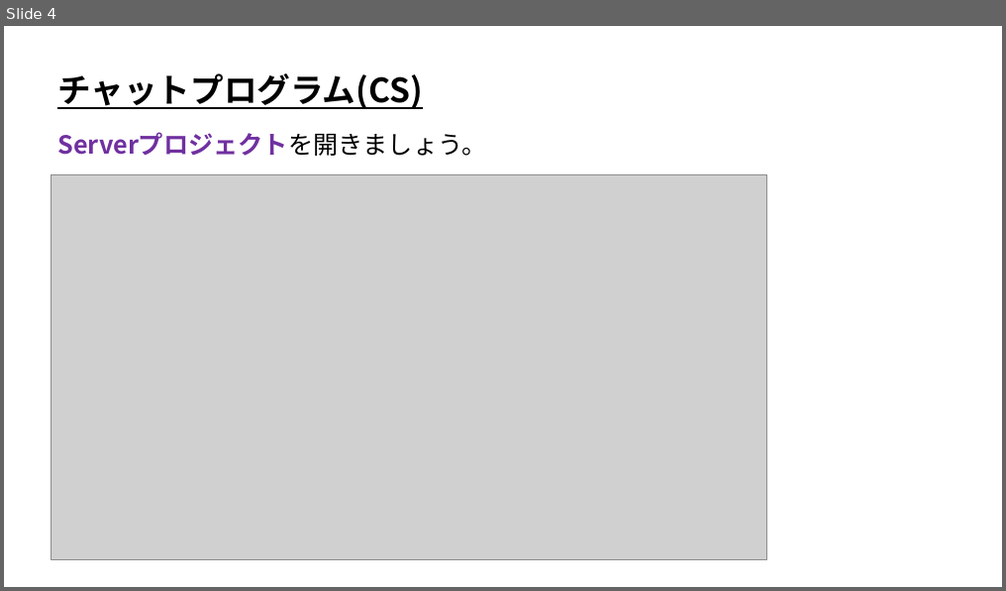
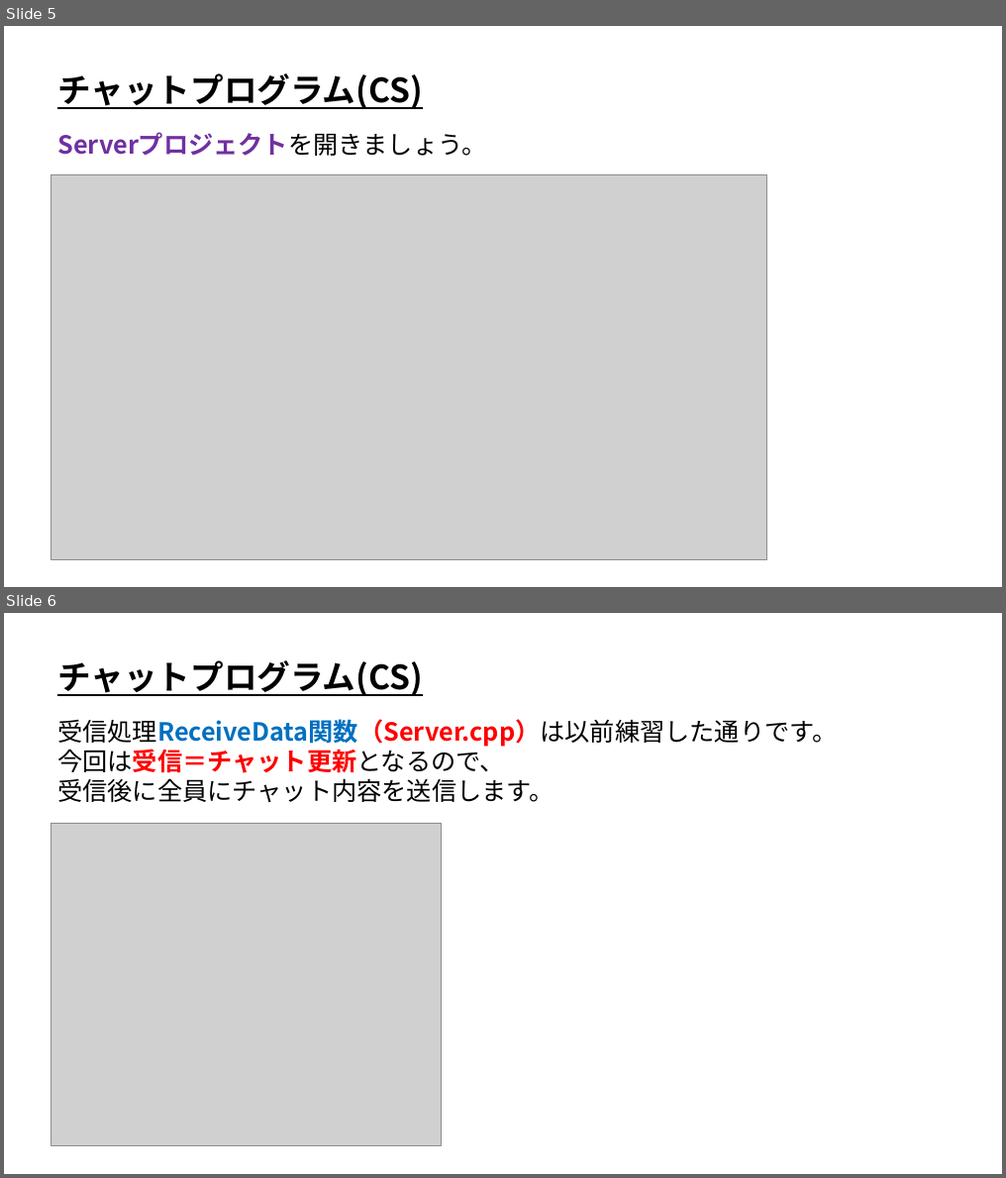
Before and after one commit to ArakiYusuke-Ohara/Textbook, a slide deck: ゲーム科3年/00_前期/オンラインゲームプログラミングⅠ/05_チャットプログラム(CS).pptx. Shown one above the other, each under a label of ours: slide 4 before the commit, slides 5 and 6 after it. The pictures are 1006x591 and 1006x1178 pixels, drawn with LibreOffice and Linux fonts; fonts in the diff are those of the drawing; grey boxes stand for pictures. Boxes give left, top, right and bottom in pixels: in the first picture for what was removed or moved away, otherwise in the second. Text is boxed around its words. In the diff, an @@ line names an element or a change of style, - is before the commit and + after.

Commit message:
チャットプログラムCS完成

```diff
--- a/ゲーム科3年/00_前期/オンラインゲームプログラミングⅠ/05_チャットプログラム(CS).pptx
+++ b/ゲーム科3年/00_前期/オンラインゲームプログラミングⅠ/05_チャットプログラム(CS).pptx
@@ slide 6 added at (x1=4, y1=613, x2=1002, y2=1174), background #FFFFFF @@
@@ text added at (x1=57, y1=661, x2=423, y2=696), 32 pt, text #000000, bold, underline @@
+チャットプログラム(CS)
@@ text added at (x1=57, y1=719, x2=837, y2=802), 24 pt, text #000000 @@
+受信処理ReceiveData関数（Server.cpp）は以前練習した通りです。
+今回は受信＝チャット更新となるので、
+受信後に全員にチャット内容を送信します。
@@ picture added at (x1=51, y1=823, x2=442, y2=1146) @@
@@ what was slide 4 is now slide 5 @@
```
Also in this commit, not shown: 1 slide changed, 6 other slides added.
